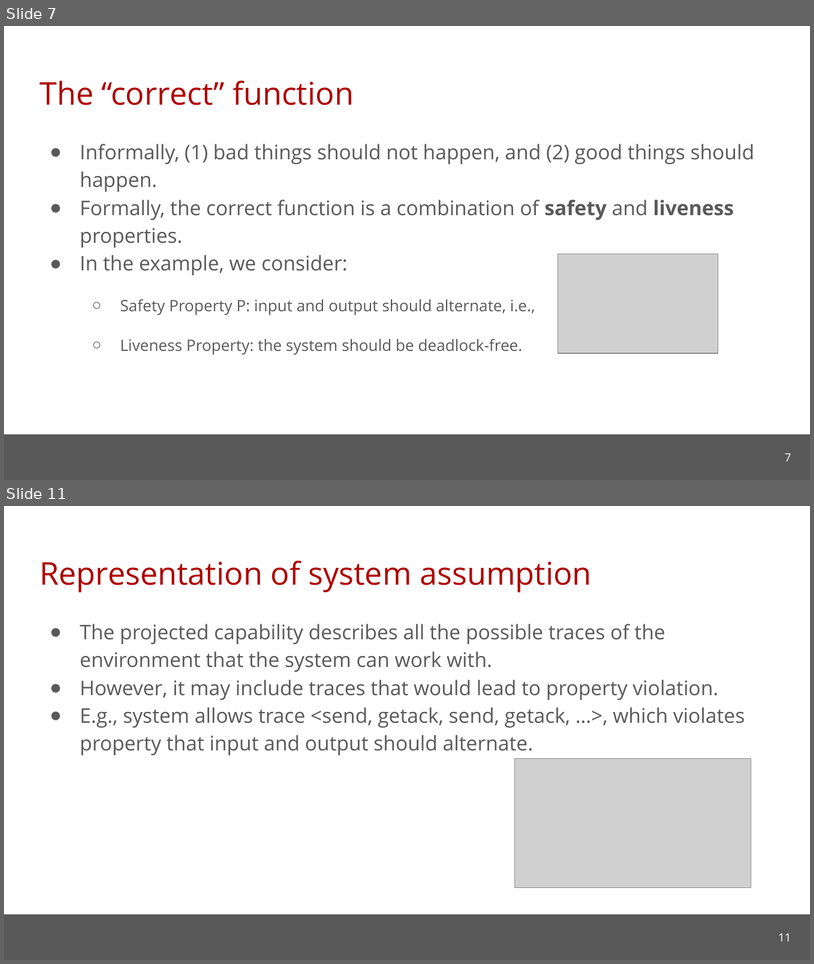
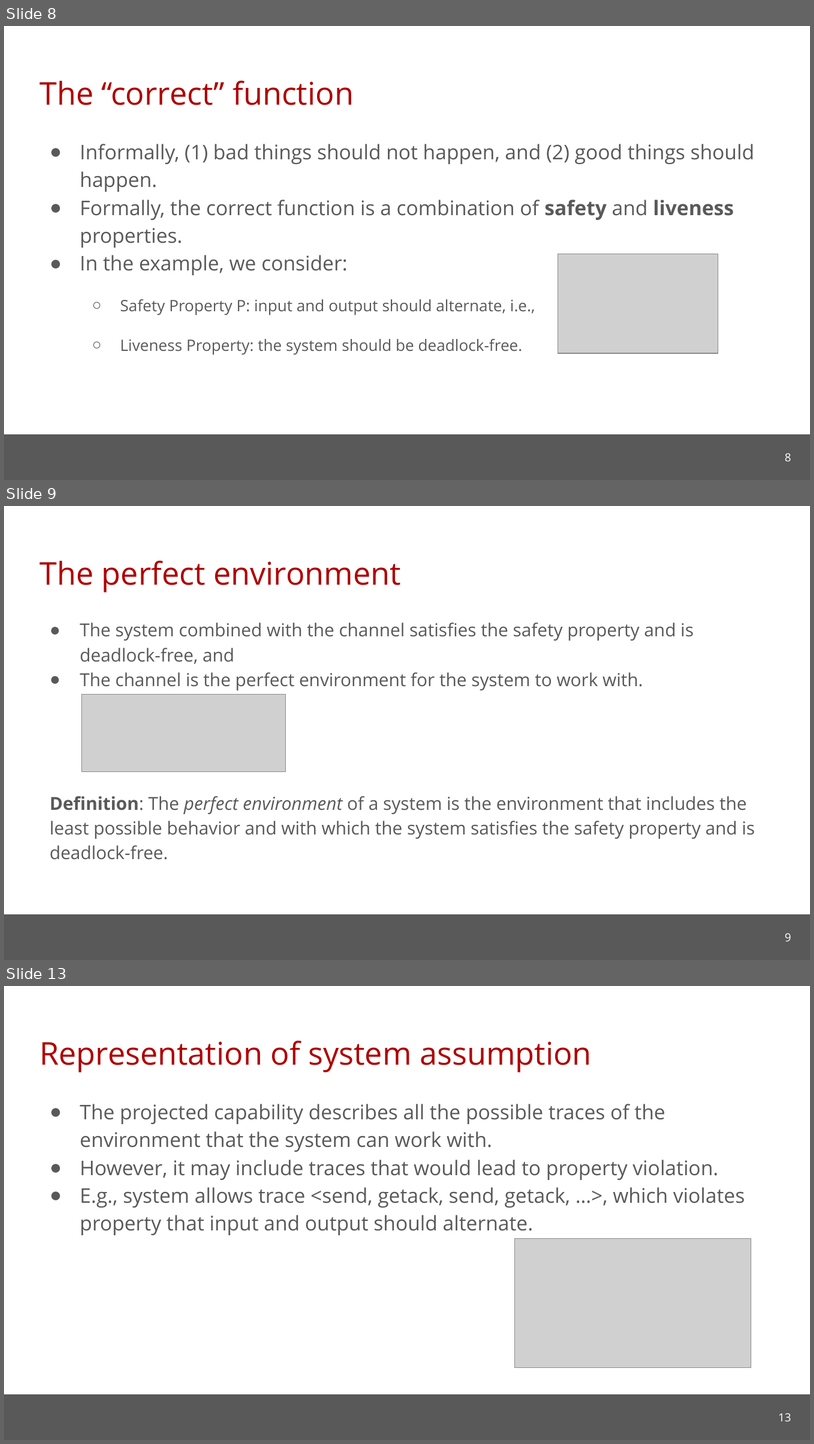
Before and after one commit to cmu-soda/Robustness, a slide deck: Robustness.pptx. Shown one above the other, each under a label of ours: slides 7 and 11 before the commit, slides 8, 9 and 13 after it; the slides between them are not shown. The pictures are 814x964 and 814x1444 pixels, drawn with LibreOffice and Linux fonts; fonts in the diff are those of the drawing; grey boxes stand for pictures; background and template pictures are left out. Boxes give left, top, right and bottom in pixels: in the first picture for what was removed or moved away, otherwise in the second. Text is boxed around its words. In the diff, an @@ line names an element or a change of style, - is before the commit and + after.

```diff
--- a/Robustness.pptx
+++ b/Robustness.pptx
@@ slide 9 added at (4, 506, 810, 960), background #FFFFFF; not listed: 1 template element that a slide beside it also shows @@
@@ title added at (39, 561, 401, 592), 28 pt, text #AE0000 @@
+The perfect environment
@@ text added at (50, 622, 755, 859), 16 pt, text #595959 @@
+● The system combined with the channel satisfies the safety property and is deadlock-free, and
+● The channel is the perfect environment for the system to work with.
+Definition: The perfect environment of a system is the environment that includes the least possible behavior and with which the system satisfies the safety property and is deadlock-free.
@@ picture added at (81, 694, 285, 771) @@
@@ page number added at (785, 933, 792, 941), 10 pt, text #FFFFFF @@
+9
@@ what was slide 7 is now slide 8 @@
@@ page number at (785, 453, 792, 461): text changed @@
-7
+8
@@ what was slide 11 is now slide 13 @@
@@ page number at (779, 1413, 791, 1421): text changed @@
-11
+13
```
Also in this commit, not shown: 6 slides changed, 2 other slides added.
